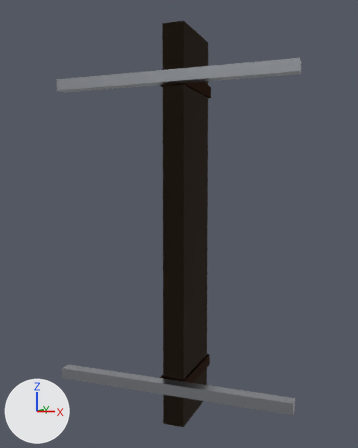
The Blender file assets-src/blender/hud/rack_frame.blend, before and after one commit.
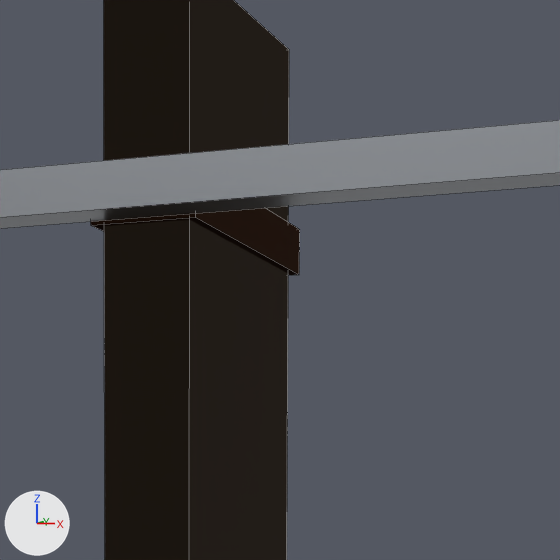
Old and new are each drawn whole from a camera (50 mm lens) standing at (0.736, -2.034, 0.844) and looking at (-0.022, -0.035, 0.678) and again close up on the part from 38% to 77% of the width and 7% to 38% of the height. Lighting does not change. The marker at lower left points along +X, +Y and +Z. The older version's two pictures come first. The close-ups show mesh edges as thin lines.

The first close-up shows 'HudRack_PostRStrap1', 'HudRack_PostRWood', 'HudRack_RailTopBar'.
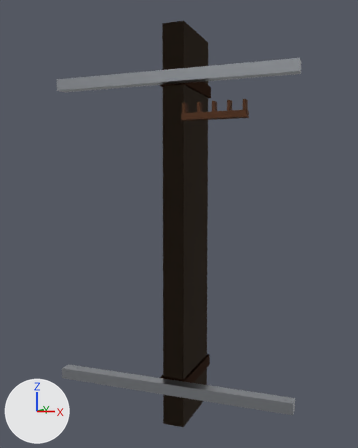
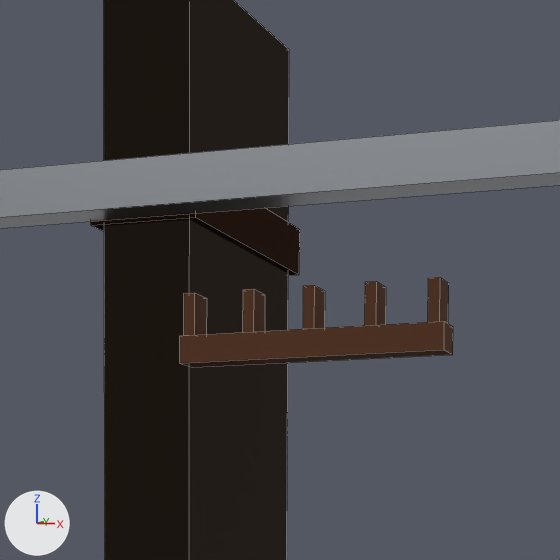
Changed parts and their boxes (x1, y1, x2, y2) in the close-ups (560 x 560 px):
'HudRack_CombBar', added (brown): after (180, 321, 453, 367)
'HudRack_CombTooth0', added (brown): after (184, 293, 207, 335)
'HudRack_CombTooth2', added (brown): after (303, 285, 325, 329)
'HudRack_CombTooth1', added (brown): after (243, 289, 265, 332)
'HudRack_CombTooth3', added (brown): after (365, 281, 386, 326)
'HudRack_CombTooth4', added (brown): after (428, 277, 449, 323)

What the commit changed:
Mesh me_hudrack_combtooth4 is new.
It is a box spanning x -0.0055..0.0055, y -0.0175..0.0175, z -0.02..0.02.
It uses material mat_hudrack_iron (brown #5e3a22).
Mesh me_hudrack_combbar is new.
It is a box spanning x -0.13..0.13, y -0.018..0.018, z -0.013..0.013.
It uses material mat_hudrack_iron (brown #5e3a22).
Object 'HudRack_CombTooth4' (ob_hudrack_combtooth4) is new; it shows me_hudrack_combtooth4.
Its parent is ob_cablecomb.
Its location is (0.25, 0.0, 0.02).
Object 'CableComb' (ob_cablecomb) is new.
Its parent is ob_postr.
Its location is (0.045, -0.17, 1.125).
Object 'HudRack_CombTooth3' (ob_hudrack_combtooth3) is new; it shows a copy of me_hudrack_combtooth4.
Its parent is ob_cablecomb.
Its location is (0.19, 0.0, 0.02).
Object 'HudRack_CombTooth2' (ob_hudrack_combtooth2) is new; it shows a copy of me_hudrack_combtooth4.
Its parent is ob_cablecomb.
Its location is (0.13, 0.0, 0.02).
Object 'HudRack_CombTooth1' (ob_hudrack_combtooth1) is new; it shows a copy of me_hudrack_combtooth4.
Its parent is ob_cablecomb.
Its location is (0.07, 0.0, 0.02).
Object 'HudRack_CombTooth0' (ob_hudrack_combtooth0) is new; it shows a copy of me_hudrack_combtooth4.
Its parent is ob_cablecomb.
Its location is (0.01, 0.0, 0.02).
Object 'HudRack_CombBar' (ob_hudrack_combbar) is new; it shows me_hudrack_combbar.
Its parent is ob_cablecomb.
Its location is (0.13, 0.0, -0.013).
